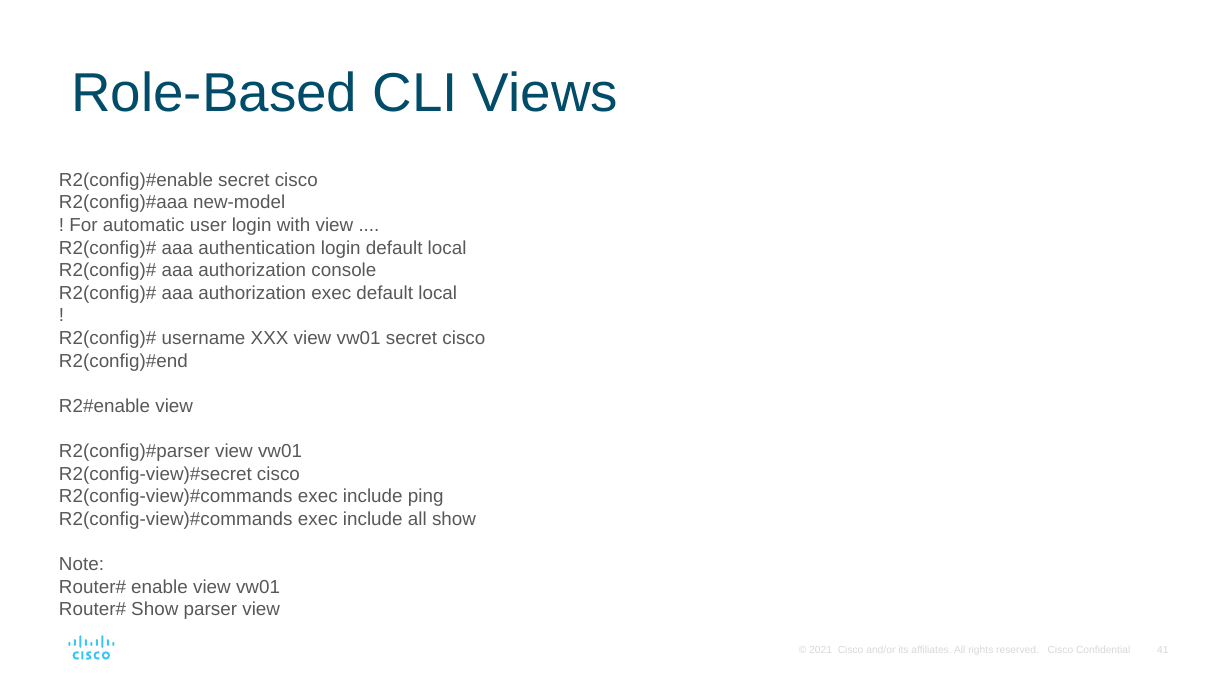
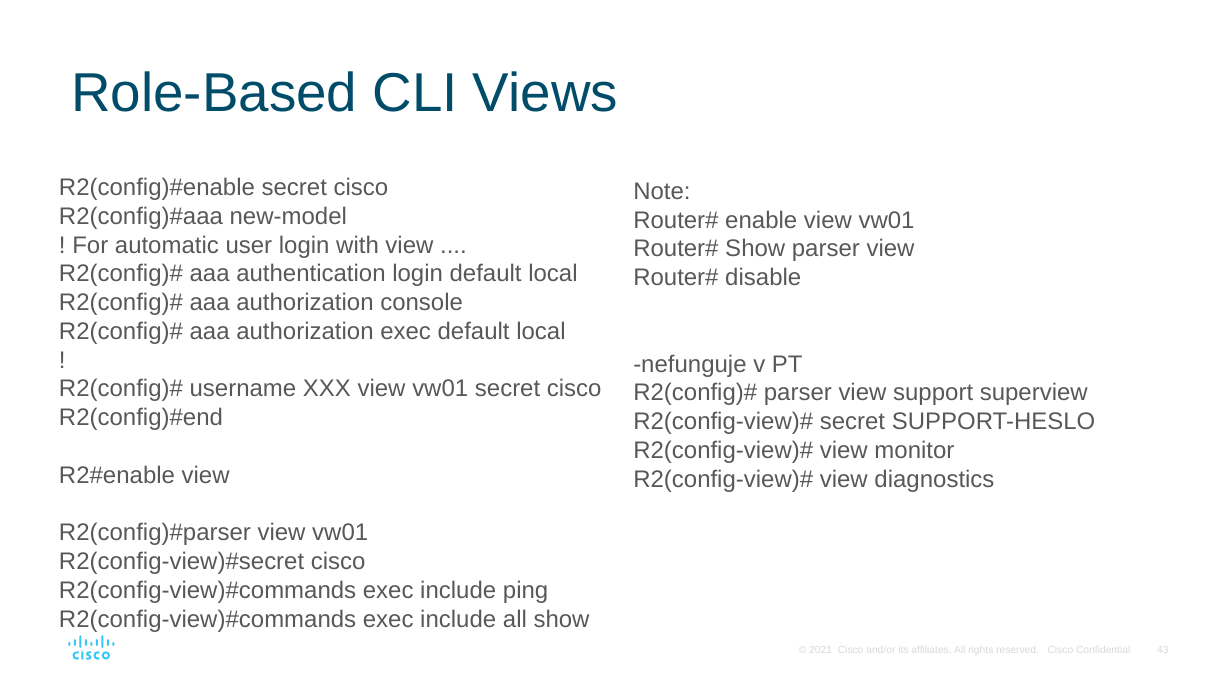
Before and after one commit to jb23lm87/NS, a slide deck: slide 43 of NS - Module 4-6.pptx (slide 41 before the commit). Drawn at 1232x693 pixels with LibreOffice and Linux fonts; fonts in the diff are those of the drawing. Boxes give left, top, right and bottom in pixels: in the first picture for what was removed or moved away, otherwise in the second. Text is boxed around its words. In the diff, an @@ line names an element or a change of style, - is before the commit and + after.

Commit message:
nový príklad scp a oprava konfigurácie superview

```diff
--- a/NS - Module 4-6.pptx
+++ b/NS - Module 4-6.pptx
@@ text "R2(config)#enable secret cisco" at [59, 177, 602, 632]: size 11 to 14 pt @@
@@ text added at [633, 182, 1096, 492], 14 pt, text #58585B @@
+Note:
+Router# enable view vw01
+Router# Show parser view
+Router# disable
+-nefunguje v PT
+R2(config)# parser view support superview
+R2(config-view)# secret SUPPORT-HESLO
+R2(config-view)# view monitor
+R2(config-view)# view diagnostics
@@ text at [59, 557, 280, 619]: paragraphs removed @@
-Note:
-Router# enable view vw01
-Router# Show parser view
```
Also in this commit, not shown: 1 other file.
